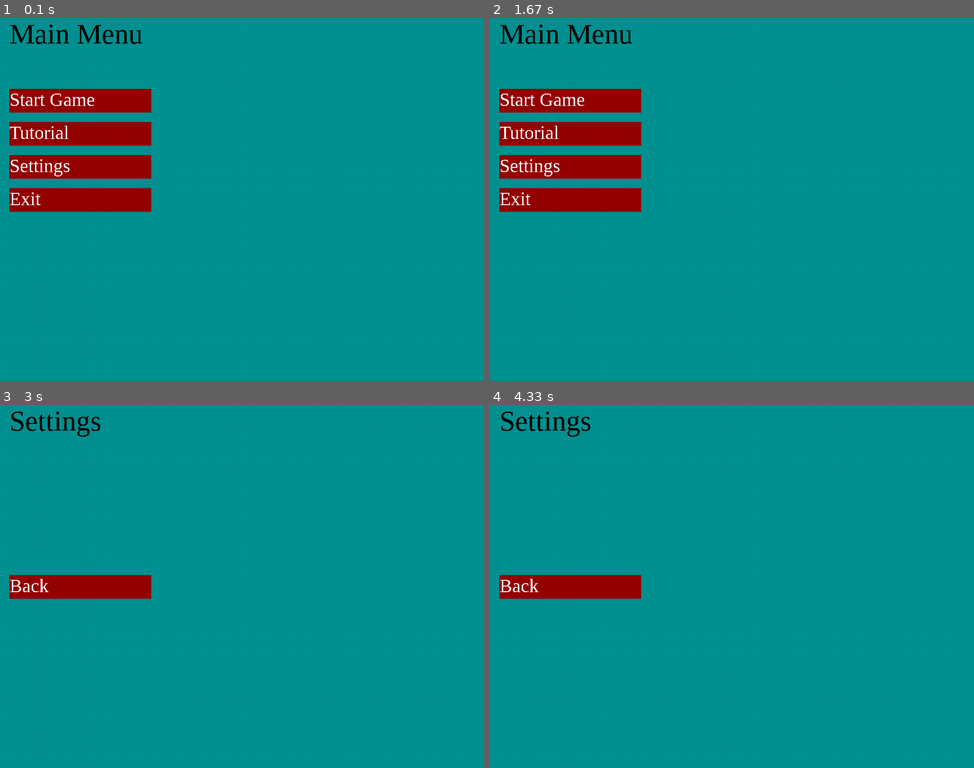
Above: before the commit, frames 1-4 (two rows, left to right).
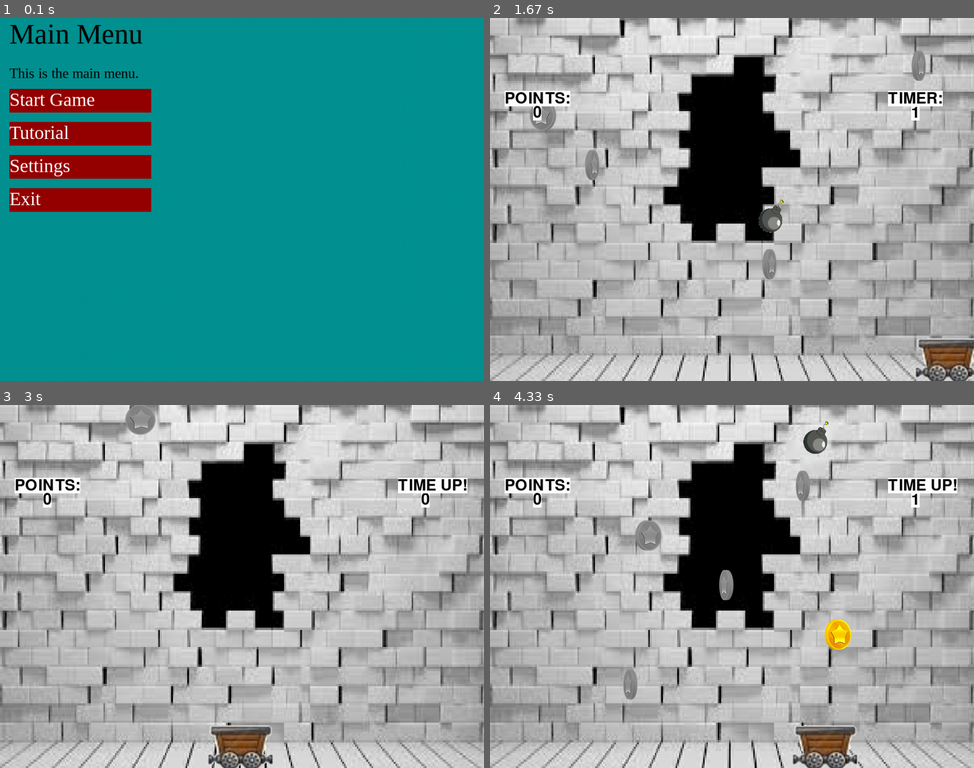
Above: after the commit, the same moments.

Repository: vineetjc/pygame-Coin-Fall-
Game: pygame game, started from main.py
The game is run twice, just before and just after one commit, with the same random seed, the same clock (stepped at 60 frames per second) and the same inputs.
Inputs (mouse positions are in pixels of both pictures, inside the frame that each line leads up to):
- Up to frame 1 (0.1 s): no input
- Up to frame 2 (1.67 s): click "Start Game" at 0.38 s; hold Right 0.67-1.13 s; hold Right 1.17-1.63 s
- Up to frame 3 (3 s): hold Left 1.67-2.2 s; hold Left 2.23-2.63 s; press the mouse at (183, 532) at 2.7 s; move the mouse to (121, 546) at 2.8 s; release the mouse at (62, 561) at 2.93 s
- Up to frame 4 (4.33 s): hold Right 3-3.63 s; hold Left 3.67-4.13 s; hold Right from 4.17 s (still down)

The runs differ from the first frame. In frame 1, 0.6% of the frame differs, in the area x 1-30%, y 1-52%; in frame 2, 100%; in frame 3, 100%, in the area x 0-100%, y 0-100%; in frame 4, 100%.

Commit message:
game screen working

Diff:
--- a/main.py
+++ b/main.py
@@ -34,7 +34,7 @@
 
     # initialize screens
     main_menu_screen = Main_menu_screen(pygame, res, windowSurface)
-    game_screen = Game_screen(pygame, res, windowSurface)
+    game_screen = Game_screen(pygame, res, windowSurface, size)
     settings_screen = Settings_screen(pygame, res, windowSurface)
     game_over_screen = Game_over_screen(pygame, res, windowSurface)
     tutorial_screen = Tutorial_screen(pygame, res, windowSurface)
@@ -67,104 +67,5 @@
         game_clock.tick(60)
 
 
-def coin_game():
-    result = 0
-    i = 1
-    coinlist = []
-    gameclock = pygame.time.Clock()
-    timer = 0
-    cart = Cart(res, size, windowSurface)
-
-    # Set up texts
-    time_text = res.basicFont.render('TIMER:', True, res.BLACK, res.WHITE)
-    textbox = time_text.get_rect(center=(900, 170))
-    point_text = res.basicFont.render('POINTS:', True, res.BLACK, res.WHITE)
-    pointbox = point_text.get_rect(center=(100, 170))
-    display_time = res.basicFont.render('0', True, res.BLACK, res.WHITE)
-    timebox = display_time.get_rect(center=(900, 200))
-    score = res.basicFont.render(str(cart.points), True, res.BLACK, res.WHITE)
-    scorebox = score.get_rect(center=(100, 200))
-    restart = res.basicFont.render(
-        'Press R to restart!', True, res.BLACK, res.WHITE)
-    restartbox = restart.get_rect(center=(512, 384))
-
-    over = False  # Flag variable to check if game over
-
-    while True:
-        if timer > 30 or cart.dead:
-            over = True
-
-        for event in pygame.event.get():
-            if event.type == QUIT:
-                pygame.quit()
-                sys.exit()
-
-            # Add a restart key
-            elif event.type == KEYUP:
-                if event.key == pygame.K_r and (cart.dead or over):
-                    over = False
-                    time_text = res.basicFont.render(
-                        'TIMER:', True, res.BLACK, res.WHITE)
-                    cart = Cart(res, size, windowSurface)
-                    timer = 0
-                    coinlist = []
-                    i = 1
-
-        if not over:
-            cart.handle_keys(pygame, size)
-            windowSurface.blit(pygame.transform.scale(res.BG, size), (0, 0))
-            cart.draw()
-
-            # randomizing bonus coin/bomb/coin fall frequency, can change this
-            if not i % 3 or not i % 4:
-                select = random.randint(1, 2)
-                if select == 1:
-                    c = BlueCoin(res, size, windowSurface)
-                else:  # select = 2
-                    c = Bomb(res, size, windowSurface)
-            elif not i % 5 or not i % 7 or not i % 11:
-                c = Bomb(res, size, windowSurface)
-            else:
-                c = Coin(res, size, windowSurface)
-
-            coinlist.append(c)
-
-            for b in coinlist[0:i:15]:
-                # (use 14 or 15) this is for the rate at which
-                # objects fall, can change this
-                b.draw()
-                b.fall()
-                cart.collect_item(pygame, res, b)
-
-            i += 1
-
-        # Update time
-        seconds = gameclock.tick(60)/1000.0
-        timer += seconds
-        # returns real value of timer to int value
-        int_timer = math.trunc(timer)
-        if int_timer < 30 and not (cart.dead or over):
-            display_time = res.basicFont.render(
-                str(int_timer), True, res.BLACK, res.WHITE)
-            windowSurface.blit(display_time, timebox)
-        else:
-            time_text = res.basicFont.render(
-                'TIME UP!', True, res.BLACK, res.WHITE)
-        windowSurface.blit(time_text, textbox)
-        windowSurface.blit(point_text, pointbox)
-        score = res.basicFont.render(
-            str(cart.points), True, res.BLACK, res.WHITE)
-        windowSurface.blit(score, scorebox)
-
-        # Add a restart display if dead or timeup
-        if cart.dead or over:
-            windowSurface.blit(restart, restartbox)
-
-        pygame.display.flip()
-    pygame.time.delay(500)
-    pygame.quit()
-    return
-
-
 if __name__ == "__main__":
     game_loop()
--- a/src/button.py
+++ b/src/button.py
@@ -11,7 +11,7 @@
 
     def draw(self):
         self.pygame.draw.rect(self.surface, self.res.BUTTONCOLOR, self.rect)
-        textsurface = self.font.render(self.text, False, self.res.WHITE)
+        textsurface = self.font.render(self.text, True, self.res.WHITE)
         self.surface.blit(textsurface, self.rect)
 
     def check_click(self, pos):
--- a/src/game_over_screen.py
+++ b/src/game_over_screen.py
@@ -7,23 +7,27 @@
 class Game_over_screen(Screen):
     def __init__(self, pygame, res, surface):
         Screen.__init__(self, pygame, res, surface)
-        self.font = pygame.font.SysFont('cambria', 30)
-        self.buttons['Restart'] =  Button(pygame, res, surface, [20, 290, 300, 50], "Restart")
-        self.buttons['Back'] =  Button(pygame, res, surface, [20, 360, 300, 50], "Back")
+        self.font = pygame.font.SysFont('cambria', 60)
+        self.font2 = pygame.font.SysFont('cambria', 30)
+        self.buttons['Restart'] =   Button(pygame, res, surface, [20, 290, 300, 50], "Restart")
+        self.buttons['Back'] =      Button(pygame, res, surface, [20, 360, 300, 50], "Back")
 
     def update(self, events):
-        textsurface = self.font.render('Game Over', False, (0, 0, 0))
+        textsurface = self.font.render('Game Over', True, (0, 0, 0))
+        textsurface2 = self.font2.render('Game Over! restart or go back to main menu.', True, (0, 0, 0))
         self.surface.fill(self.res.BGCOLOR)
         self.surface.blit(textsurface, (20, 0))
+        self.surface.blit(textsurface2, (20, 100))
 
         for button in self.buttons:
             self.buttons[button].draw()
 
-        mouseup_event = next((x for x in events if x.type == MOUSEBUTTONUP), None)
+        mouseup_event = next(
+            (x for x in events if x.type == MOUSEBUTTONUP), None)
 
         if mouseup_event != None:
             if self.buttons['Restart'].check_click(mouseup_event.pos):
-                return Game_mode.MAIN_MENU
+                return Game_mode.GAME
 
             if self.buttons['Back'].check_click(mouseup_event.pos):
                 return Game_mode.MAIN_MENU
--- a/src/game_screen.py
+++ b/src/game_screen.py
@@ -1,12 +1,110 @@
+import random
+import math
+
+from pygame.locals import QUIT, KEYUP
 from src.screen import Screen
 from src.game_enums import Game_mode
 
+from src.cart import Cart
+from src.coin import Coin
+from src.bluecoin import BlueCoin
+from src.bomb import Bomb
+
 
 class Game_screen(Screen):
-    def __init__(self, pygame, res, surface):
+    def __init__(self, pygame, res, surface, size):
         Screen.__init__(self, pygame, res, surface)
-        pass
+
+        # set up initial variables
+        self.need_reset = False
+        self.size = size
+        self.result = 0
+        self.i = 1
+        self.coinlist = []
+        self.gameclock = pygame.time.Clock()
+        self.timer = 0
+        self.cart = Cart(res, self.size, surface)
+
+        # set up texts
+        self.time_text = res.basicFont.render('TIMER:', True, res.BLACK, res.WHITE)
+        self.textbox = self.time_text.get_rect(center=(900, 170))
+        self.point_text = res.basicFont.render('POINTS:', True, res.BLACK, res.WHITE)
+        self.pointbox = self.point_text.get_rect(center=(100, 170))
+        self.display_time = res.basicFont.render('0', True, res.BLACK, res.WHITE)
+        self.timebox = self.display_time.get_rect(center=(900, 200))
+        self.score = res.basicFont.render(str(self.cart.points), True, res.BLACK, res.WHITE)
+        self.scorebox = self.score.get_rect(center=(100, 200))
+
+    def reset_before_restart(self):
+        self.need_reset = False
+        self.result = 0
+        self.i = 1
+        self.coinlist = []
+        self.timer = 0
+        del self.cart
+        self.cart = Cart(self.res, self.size, self.surface)
 
     def update(self, events):
+        # if we are restarting the game
+        if self.need_reset:
+            self.reset_before_restart()
+
+        self.cart.handle_keys(self.pygame, self.size)
+        self.surface.blit(self.pygame.transform.scale(self.res.BG, self.size), (0, 0))
+        self.cart.draw()
+
+        c = self.get_random_entity(self.i, self.res, self.size, self.surface)
+        self.coinlist.append(c)
+
+        for b in self.coinlist[0:self.i:15]:
+            # (use 14 or 15) this is for the rate at which
+            # objects fall, can change this
+            b.draw()
+            b.fall()
+            self.cart.collect_item(self.pygame, self.res, b)
+
+        self.i += 1
+
+        # Update time
+        seconds = self.gameclock.tick(60)/1000.0
+        self.timer += seconds
+
+        # returns real value of timer to int value
+        int_timer = math.trunc(self.timer)
+        if int_timer < 30 and not (self.cart.dead):
+            self.display_time = self.res.basicFont.render(str(int_timer), True, self.res.BLACK, self.res.WHITE)
+            self.surface.blit(self.display_time, self.timebox)
+        else:
+            self.time_text = self.res.basicFont.render('TIME UP!', True, self.res.BLACK, self.res.WHITE)
+
+        self.surface.blit(self.time_text, self.textbox)
+        self.surface.blit(self.point_text, self.pointbox)
+        self.score = self.res.basicFont.render(str(self.cart.points), True, self.res.BLACK, self.res.WHITE)
+        self.surface.blit(self.score, self.scorebox)
+
+        self.pygame.display.flip()
+
+        if self.timer > 30 or self.cart.dead:
+            self.need_reset = True
+            return Game_mode.GAME_OVER
+
+        for event in events:
+            if event.type == QUIT:
+                return Game_mode.QUIT
 
         return Game_mode.GAME
+
+    def get_random_entity(self, i, res, size, surface):
+        # randomizing bonus coin/bomb/coin fall frequency, can change this
+        if not i % 3 or not i % 4:
+            select = random.randint(1, 2)
+            if select == 1:
+                c = BlueCoin(res, size, surface)
+            else:  # select = 2
+                c = Bomb(res, size, surface)
+        elif not i % 5 or not i % 7 or not i % 11:
+            c = Bomb(res, size, surface)
+        else:
+            c = Coin(res, size, surface)
+
+        return c
--- a/src/main_menu_screen.py
+++ b/src/main_menu_screen.py
@@ -8,15 +8,18 @@
     def __init__(self, pygame, res, surface):
         Screen.__init__(self, pygame, res, surface)
         self.font = pygame.font.SysFont('cambria', 60)
-        self.buttons['Game'] =      Button(pygame, res, surface, [20, 150, 300, 50], "Start Game")
-        self.buttons['Tutorial'] =  Button(pygame, res, surface, [20, 220, 300, 50], "Tutorial")
-        self.buttons['Settings'] =  Button(pygame, res, surface, [20, 290, 300, 50], "Settings")
-        self.buttons['Exit'] =      Button(pygame, res, surface, [20, 360, 300, 50], "Exit")
+        self.font2 = pygame.font.SysFont('cambria', 30)
+        self.buttons['Start Game'] =    Button(pygame, res, surface, [20, 150, 300, 50], "Start Game")
+        self.buttons['Tutorial'] =      Button(pygame, res, surface, [20, 220, 300, 50], "Tutorial")
+        self.buttons['Settings'] =      Button(pygame, res, surface, [20, 290, 300, 50], "Settings")
+        self.buttons['Exit'] =          Button(pygame, res, surface, [20, 360, 300, 50], "Exit")
 
     def update(self, events):
-        textsurface = self.font.render('Main Menu', False, (0, 0, 0))
+        textsurface = self.font.render('Main Menu', True, (0, 0, 0))
+        textsurface2 = self.font2.render('This is the main menu.', True, (0, 0, 0))
         self.surface.fill(self.res.BGCOLOR)
         self.surface.blit(textsurface, (20, 0))
+        self.surface.blit(textsurface2, (20, 100))
 
         for button in self.buttons:
             self.buttons[button].draw()
@@ -24,8 +27,8 @@
         mouseup_event = next((x for x in events if x.type == MOUSEBUTTONUP), None)
 
         if mouseup_event != None:
-            if self.buttons['Game'].check_click(mouseup_event.pos):
-                return Game_mode.MAIN_MENU
+            if self.buttons['Start Game'].check_click(mouseup_event.pos):
+                return Game_mode.GAME
 
             if self.buttons['Tutorial'].check_click(mouseup_event.pos):
                 return Game_mode.TUTORIAL
--- a/src/settings_screen.py
+++ b/src/settings_screen.py
@@ -8,12 +8,15 @@
     def __init__(self, pygame, res, surface):
         Screen.__init__(self, pygame, res, surface)
         self.font = pygame.font.SysFont('cambria', 60)
+        self.font2 = pygame.font.SysFont('cambria', 30)
         self.buttons['Back'] =  Button(pygame, res, surface, [20, 360, 300, 50], "Back")
 
     def update(self, events):
-        textsurface = self.font.render('Settings', False, (0, 0, 0))
+        textsurface = self.font.render('Settings', True, (0, 0, 0))
+        textsurface2 = self.font2.render('This is the settings menu.', True, (0, 0, 0))
         self.surface.fill(self.res.BGCOLOR)
         self.surface.blit(textsurface, (20, 0))
+        self.surface.blit(textsurface2, (20, 100))
 
         for button in self.buttons:
             self.buttons[button].draw()
--- a/src/tutorial_screen.py
+++ b/src/tutorial_screen.py
@@ -8,12 +8,15 @@
     def __init__(self, pygame, res, surface):
         Screen.__init__(self, pygame, res, surface)
         self.font = pygame.font.SysFont('cambria', 60)
+        self.font2 = pygame.font.SysFont('cambria', 30)
         self.buttons['Back'] =  Button(pygame, res, surface, [20, 360, 300, 50], "Back")
 
     def update(self, events):
-        textsurface = self.font.render('Tutorial', False, (0, 0, 0))
+        textsurface = self.font.render('Tutorial', True, (0, 0, 0))
+        textsurface2 = self.font2.render('This is the tutorial text.', True, (0, 0, 0))
         self.surface.fill(self.res.BGCOLOR)
         self.surface.blit(textsurface, (20, 0))
+        self.surface.blit(textsurface2, (20, 100))
 
         for button in self.buttons:
             self.buttons[button].draw()
